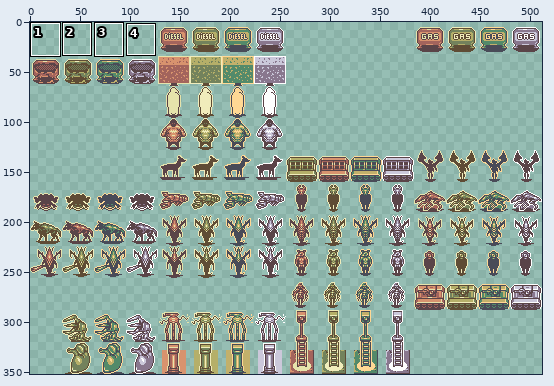
File history of a sprite sheet, gfx/HollowMoon/large.png. The first picture is a wide view before the edit; the outline marks the close-up.
Close-up. Earlier state:
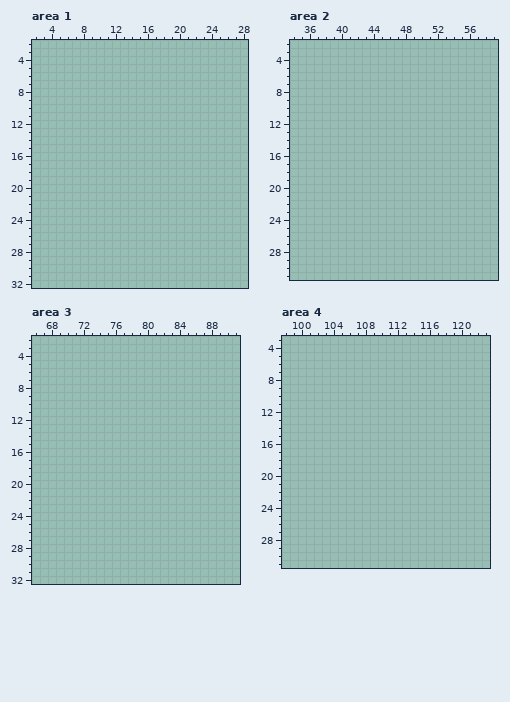
The file is 512x352 pixels. Shown: area 1: x 2..28, y 2..32; area 2: x 34..59, y 2..31; area 3: x 66..91, y 2..32; area 4: x 98..123, y 3..31. The old version is drawn lined up with the new one. The commit also changed other parts of the picture, which this record leaves out.
After:
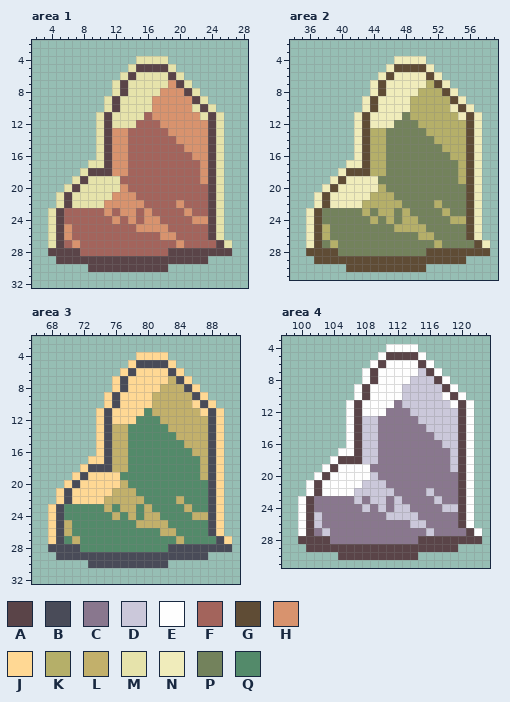
Palette (. is transparent): A #5a4448  B #494b58  C #89778e  D #cbc8da  E #fefefe  F #a3645c  G #5f4c35  H #d8936e  J #ffd894  K #b5af69  L #c2b06b  M #e6e3ab  N #f0ecbb  P #73825c  Q #538a6a
From old to new:
drawings rearranged on the sheet (the old picture shows each at its new place; 7 dropped ones are not shown)
Area 1:
y 4: x 15..18 .... -> MMMM
y 5: x 14..19 ...... -> MAAAAM
y 6: x 13..20 ........ -> MAMMMMAM
y 7: x 12..21 .......... -> MAMMMMMHAM
y 8: x 12..22 ........... -> MAMMMMHHHAM
y 9: x 11..23 ............. -> MAMMMMHHHHHAM
y 10: x 11..24 .............. -> MAMMMMHHHHHMAM
y 11: x 10..25 ................ -> MAMMMMFHHHHHHMAM
y 12: x 10..25 ................ -> MAMMMFFFHHHHHHAM
y 13: x 10..25 ................ -> MAHHFFFFFHHHHHAM
y 14: x 10..25 ................ -> MAHHFFFFFFHHHHAM
y 15: x 10..25 ................ -> MAHHFFFFFFFHHHAM
y 16: x 10..25 ................ -> MAHHFFFFFFFFHHAM
y 17: x 9..25 ................. -> MMAHHFFFFFFFFFHAM
y 18: x 8..25 .................. -> MAAAHHFFFFFFFFFHAM
y 19: x 7..25 ................... -> MAMMMMFFFFFFFFFFHAM
y 20: x 6..25 .................... -> MAMMMMMHFFFFFFFFFFAM
y 21: x 5..25 ..................... -> MAMMMMMHHHFFFFFFFFFAM
y 22: x 5..25 ..................... -> MAMMMMHHHHHFFFFHFFFAM
y 23: x 4..25 ...................... -> MAFFFFFHFHHFHFFFFHFFAM
y 24: x 4..25 ...................... -> MAFFFFFFHFHFHHFFFFHHAM
y 25: x 4..25 ...................... -> MAHFFFFFFFFHHHHFFFFFAM
y 26: x 4..25 ...................... -> MAHFFFFFFFFFFFHHFFFFAM
y 27: x 4..26 ....................... -> MAFHFFFFFFFFFFFFHFFFFAM
y 28: x 4..26 ....................... -> AAAAFFFFFFFFFFFAAAAAAAA
y 29: x 5..23 ................... -> AAAAAAAAAAAAAAAAAAA
y 30: x 9..18 .......... -> AAAAAAAAAA
Area 2:
y 4: x 47..50 .... -> NNNN
y 5: x 46..51 ...... -> NGGGGN
y 6: x 45..52 ........ -> NGNNNNGN
y 7: x 44..53 .......... -> NGNNNNNKGN
y 8: x 44..54 ........... -> NGNNNNKKKGN
y 9: x 43..55 ............. -> NGNNNNKKKKKGN
y 10: x 43..56 .............. -> NGNNNNKKKKKNGN
y 11: x 42..57 ................ -> NGNNNNPKKKKKKNGN
y 12: x 42..57 ................ -> NGNNNPPPKKKKKKGN
y 13: x 42..57 ................ -> NGKKPPPPPKKKKKGN
y 14: x 42..57 ................ -> NGKKPPPPPPKKKKGN
y 15: x 42..57 ................ -> NGKKPPPPPPPKKKGN
y 16: x 42..57 ................ -> NGKKPPPPPPPPKKGN
y 17: x 41..57 ................. -> NNGKKPPPPPPPPPKGN
y 18: x 40..57 .................. -> NGGGKKPPPPPPPPPKGN
y 19: x 39..57 ................... -> NGNNNNPPPPPPPPPPKGN
y 20: x 38..57 .................... -> NGNNNNNKPPPPPPPPPPGN
y 21: x 37..57 ..................... -> NGNNNNNKKKPPPPPPPPPGN
y 22: x 37..57 ..................... -> NGNNNNKKKKKPPPPKPPPGN
y 23: x 36..57 ...................... -> NGPPPPPKPKKPKPPPPKPPGN
y 24: x 36..57 ...................... -> NGPPPPPPKPKPKKPPPPKKGN
y 25: x 36..57 ...................... -> NGKPPPPPPPPKKKKPPPPPGN
y 26: x 36..57 ...................... -> NGKPPPPPPPPPPPKKPPPPGN
y 27: x 36..58 ....................... -> NGPKPPPPPPPPPPPPKPPPPGN
y 28: x 36..58 ....................... -> GGGGPPPPPPPPPPPGGGGGGGG
y 29: x 37..55 ................... -> GGGGGGGGGGGGGGGGGGG
y 30: x 41..50 .......... -> GGGGGGGGGG
Area 3:
y 4: x 79..82 .... -> JJJJ
y 5: x 78..83 ...... -> JBBBBJ
y 6: x 77..84 ........ -> JBJJJJBJ
y 7: x 76..85 .......... -> JBJJJJJLBJ
y 8: x 76..86 ........... -> JBJJJJLLLBJ
y 9: x 75..87 ............. -> JBJJJJLLLLLBJ
y 10: x 75..88 .............. -> JBJJJJLLLLLJBJ
y 11: x 74..89 ................ -> JBJJJJQLLLLLLJBJ
y 12: x 74..89 ................ -> JBJJJQQQLLLLLLBJ
y 13: x 74..89 ................ -> JBLLQQQQQLLLLLBJ
y 14: x 74..89 ................ -> JBLLQQQQQQLLLLBJ
y 15: x 74..89 ................ -> JBLLQQQQQQQLLLBJ
y 16: x 74..89 ................ -> JBLLQQQQQQQQLLBJ
y 17: x 73..89 ................. -> JJBLLQQQQQQQQQLBJ
y 18: x 72..89 .................. -> JBBBLLQQQQQQQQQLBJ
y 19: x 71..89 ................... -> JBJJJJQQQQQQQQQQLBJ
y 20: x 70..89 .................... -> JBJJJJJLQQQQQQQQQQBJ
y 21: x 69..89 ..................... -> JBJJJJJLLLQQQQQQQQQBJ
y 22: x 69..89 ..................... -> JBJJJJLLLLLQQQQLQQQBJ
y 23: x 68..89 ...................... -> JBQQQQQLQLLQLQQQQLQQBJ
y 24: x 68..89 ...................... -> JBQQQQQQLQLQLLQQQQLLBJ
y 25: x 68..89 ...................... -> JBLQQQQQQQQLLLLQQQQQBJ
y 26: x 68..89 ...................... -> JBLQQQQQQQQQQQLLQQQQBJ
y 27: x 68..90 ....................... -> JBQLQQQQQQQQQQQQLQQQQBJ
y 28: x 68..90 ....................... -> BBBBQQQQQQQQQQQBBBBBBBB
y 29: x 69..87 ................... -> BBBBBBBBBBBBBBBBBBB
y 30: x 73..82 .......... -> BBBBBBBBBB
Area 4:
y 4: x 111..114 .... -> EEEE
y 5: x 110..115 ...... -> EAAAAE
y 6: x 109..116 ........ -> EAEEEEAE
y 7: x 108..117 .......... -> EAEEEEEDAE
y 8: x 108..118 ........... -> EAEEEEDDDAE
y 9: x 107..119 ............. -> EAEEEEDDDDDAE
y 10: x 107..120 .............. -> EAEEEEDDDDDEAE
y 11: x 106..121 ................ -> EAEEEECDDDDDDEAE
y 12: x 106..121 ................ -> EAEEECCCDDDDDDAE
y 13: x 106..121 ................ -> EADDCCCCCDDDDDAE
y 14: x 106..121 ................ -> EADDCCCCCCDDDDAE
y 15: x 106..121 ................ -> EADDCCCCCCCDDDAE
y 16: x 106..121 ................ -> EADDCCCCCCCCDDAE
y 17: x 105..121 ................. -> EEADDCCCCCCCCCDAE
y 18: x 104..121 .................. -> EAAADDCCCCCCCCCDAE
y 19: x 103..121 ................... -> EAEEEECCCCCCCCCCDAE
y 20: x 102..121 .................... -> EAEEEEEDCCCCCCCCCCAE
y 21: x 101..121 ..................... -> EAEEEEEDDDCCCCCCCCCAE
y 22: x 101..121 ..................... -> EAEEEEDDDDDCCCCDCCCAE
y 23: x 100..121 ...................... -> EACCCCCDCDDCDCCCCDCCAE
y 24: x 100..121 ...................... -> EACCCCCCDCDCDDCCCCDDAE
y 25: x 100..121 ...................... -> EADCCCCCCCCDDDDCCCCCAE
y 26: x 100..121 ...................... -> EADCCCCCCCCCCCDDCCCCAE
y 27: x 100..122 ....................... -> EACDCCCCCCCCCCCCDCCCCAE
y 28: x 100..122 ....................... -> AAAACCCCCCCCCCCAAAAAAAA
y 29: x 101..119 ................... -> AAAAAAAAAAAAAAAAAAA
y 30: x 105..114 .......... -> AAAAAAAAAA
Where, in picture pixels (left, top, right, bottom), the same in both close-ups:
added: (48, 56, 232, 272)
added: (306, 56, 490, 272)
added: (48, 352, 232, 568)
added: (298, 344, 482, 560)
